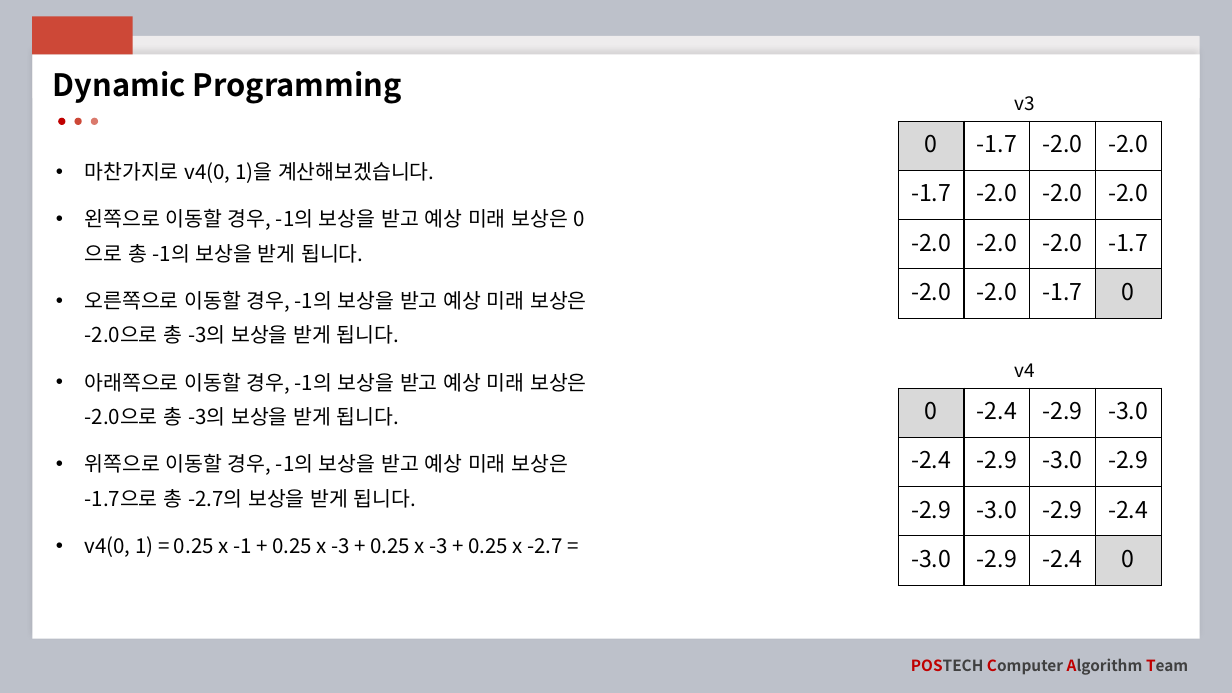
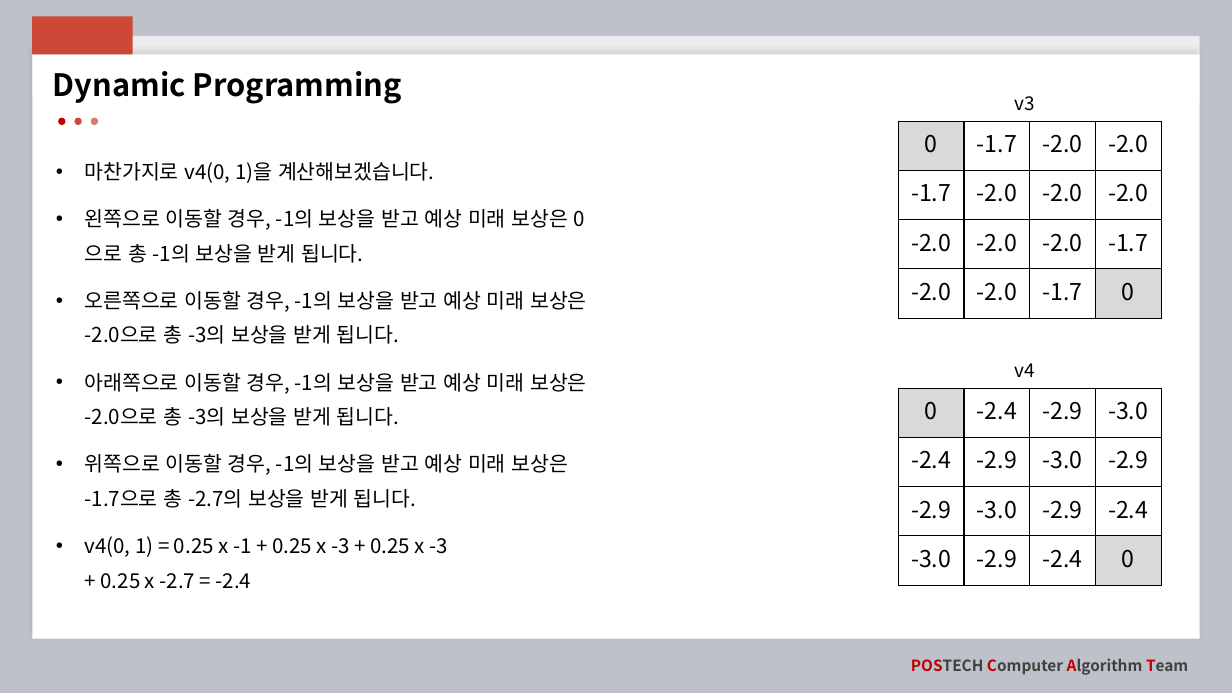
Before and after one commit to qjatn0120/2020_winter_AI, a slide deck: slide 20 of 강의자료/ppt/3. MDP와 DP.pptx. Drawn at 1232x693 pixels with LibreOffice and Linux fonts; fonts in the diff are those of the drawing. Boxes give left, top, right and bottom in pixels: in the first picture for what was removed or moved away, otherwise in the second. Text is boxed around its words. In the diff, an @@ line names an element or a change of style, - is before the commit and + after.

```diff
--- a/강의자료/ppt/3. MDP와 DP.pptx
+++ b/강의자료/ppt/3. MDP와 DP.pptx
@@ text at (85,536,448,589): text changed @@
-• v4(0, 1) = 0.25 x -1 + 0.25 x -3 + 0.25 x -3 + 0.25 x -2.7 =
+• v4(0, 1) = 0.25 x -1 + 0.25 x -3 + 0.25 x -3
+  + 0.25 x -2.7 = -2.4
```
Also in this commit, not shown: 1 other slide changed, 1 other file.
